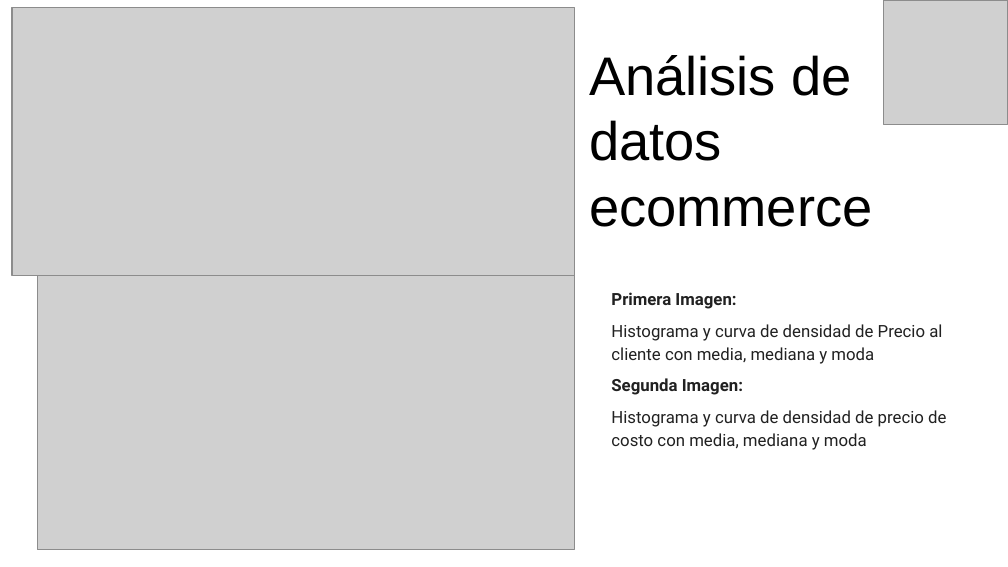
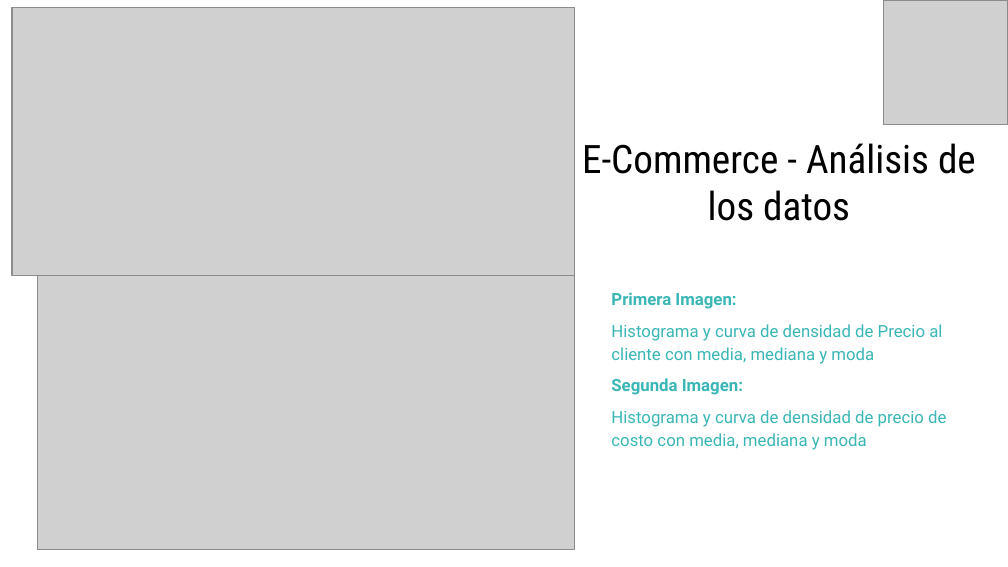
Before and after one commit to eliasguillermo/ds-ecommerce, a slide deck: slide 13 of PROYECTO FINAL - PRESENTANCION GERENCIAL.pptx (slide 11 before the commit). Drawn at 1008x567 pixels with LibreOffice and Linux fonts; fonts in the diff are those of the drawing; grey boxes stand for pictures. Boxes give left, top, right and bottom in pixels: in the first picture for what was removed or moved away, otherwise in the second. Text is boxed around its words. In the diff, an @@ line names an element or a change of style, - is before the commit and + after.

```diff
--- a/PROYECTO FINAL - PRESENTANCION GERENCIAL.pptx
+++ b/PROYECTO FINAL - PRESENTANCION GERENCIAL.pptx
@@ title removed at [589,55,872,227] @@
-Análisis de datos ecommerce
@@ text added at [582,143,976,221], 28 pt, text #000000 @@
+E-Commerce - Análisis de los datos
@@ text "Primera Imagen:" at [611,292,946,450]: text colour #212121 to #39B6B5 @@
```
Also in this commit, not shown: 11 other slides changed, 9 slides added, 10 slides removed.
